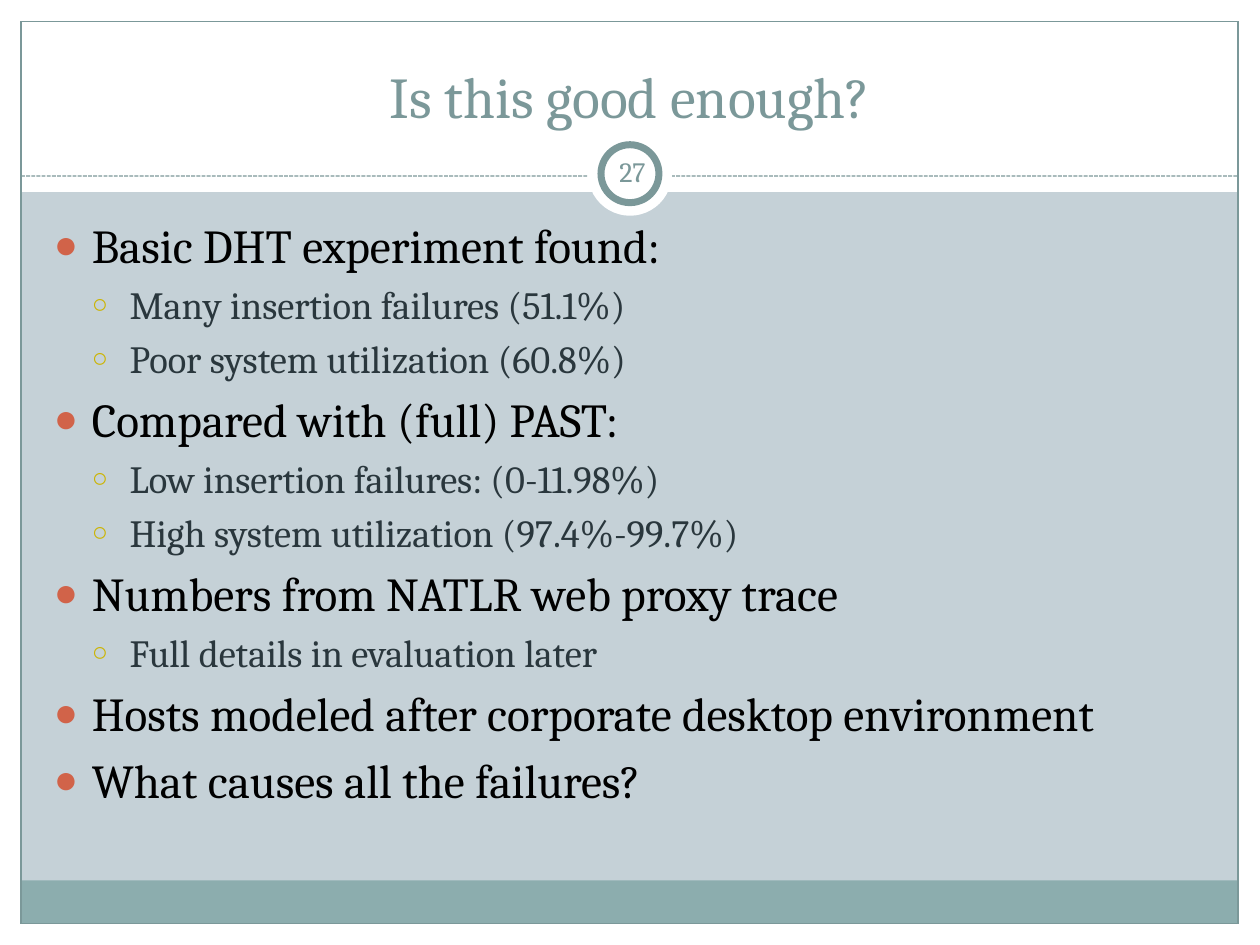
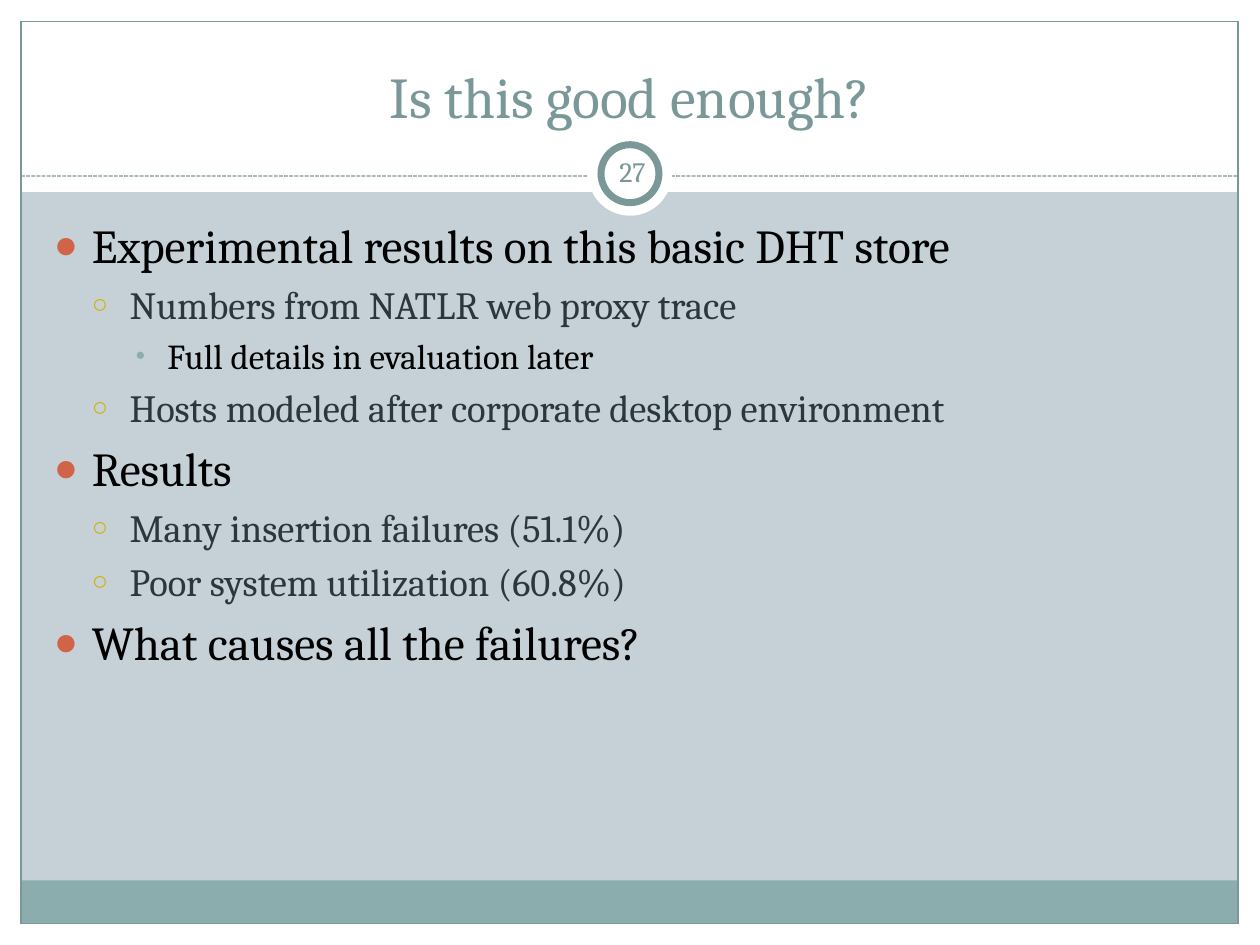
Before and after one commit to cs525-koala/documents, a slide deck: slide 27 of p2p/P2P Apps.pptx. Drawn at 1260x945 pixels with LibreOffice and Linux fonts; fonts in the diff are those of the drawing. Boxes give left, top, right and bottom in pixels: in the first picture for what was removed or moved away, otherwise in the second. Text is boxed around its words. In the diff, an @@ line names an element or a change of style, - is before the commit and + after.

```diff
--- a/p2p/P2P Apps.pptx
+++ b/p2p/P2P Apps.pptx
@@ text at [92,230,950,273]: text changed; size 22 to 27 pt; text colour #2A373D to #000000 @@
-● Basic DHT experiment found:
-  ○ Many insertion failures (51.1%)
-  ○ Poor system utilization (60.8%)
-● Compared with (full) PAST:
-  ○ Low insertion failures: (0-11.98%)
-  ○ High system utilization (97.4%-99.7%)
+● Experimental results on this basic DHT store
@@ text at [130,292,945,430]: size 27 to 22 pt, text colour #000000 to #2A373D in "Numbers from NATLR web proxy trace", "Hosts modeled after corporate desktop environment"; size 22 to 20 pt, text colour #2A373D to #000000 in "Full details in evaluation later"; bullet ● to ○; list level 1 to 2 in "Numbers from NATLR web proxy ..."; bullet colour #D16349 to #CCB400; bullet ○ to •; list level 2 to 3 in "Full details in evaluation later"; bullet colour #CCB400 to #8CADAE; list level 1 to 2 in "Hosts modeled after corporate desktop ..." @@
@@ text at [92,453,626,605]: paragraphs added @@
+● Results
+  ○ Many insertion failures (51.1%)
+  ○ Poor system utilization (60.8%)
```
Also in this commit, not shown: 15 other slides changed.
